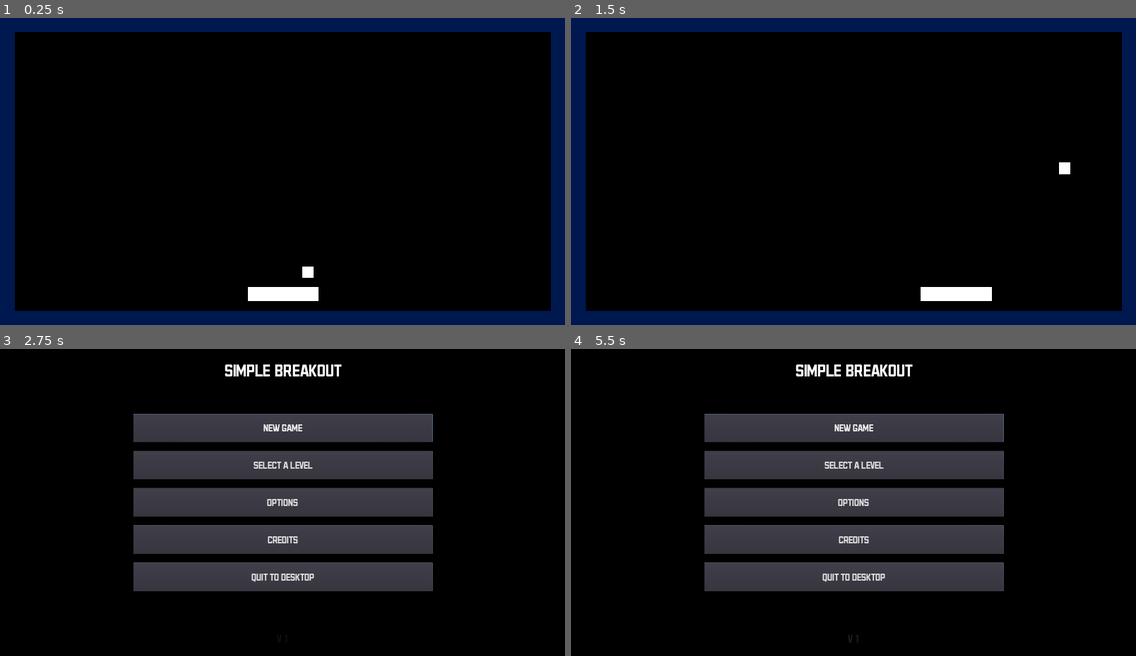
Above: before the commit, frames 1-4 (two rows, left to right).
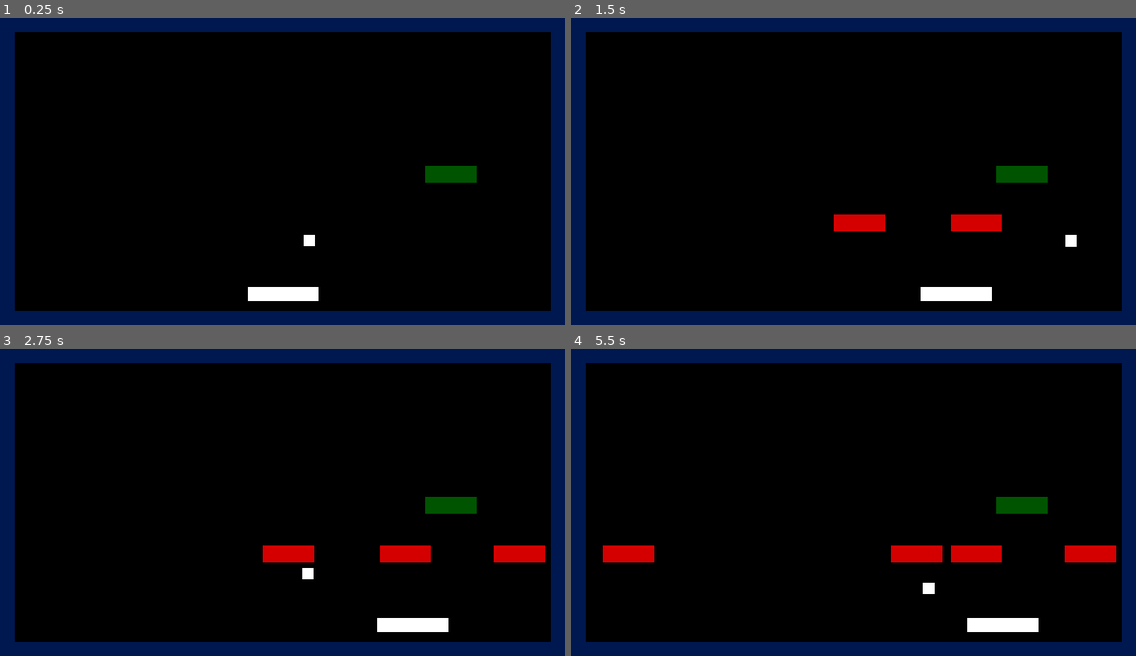
Above: after the commit, the same moments.

Repository: AlixBarreaux/simple-breakout
Game: Godot game, scene res://Scenes/Levels/LevelTest.tscn
The game is run twice, just before and just after one commit, with the same random seed, the same clock (stepped at 60 frames per second) and the same inputs. This scene is started directly instead of the project's main scene. The engine's default icon, where the game draws it, is replaced by a stand-in: a white triangle on a blue panel in a dark square.
Inputs (mouse positions are in pixels of both pictures, inside the frame that each line leads up to):
- Up to frame 1 (0.25 s): no input
- Up to frame 2 (1.5 s): tap Enter at 0.5 s; hold D (move_right) 0.53-1.28 s; hold Q (move_left) from 1.28 s (still down)
- Up to frame 3 (2.75 s): release Q (move_left) at 2.03 s; hold D (move_right) from 2.03 s (still down)
- Up to frame 4 (5.5 s): release D (move_right) at 2.75 s; click (853, 428) at 2.75 s, where only the run before the commit has a clickable "new game"; click (853, 428) at 3.5 s, where only the run before the commit has a clickable "new game"; hold D (move_right) 4.28-5.03 s; hold Q (move_left) from 5.03 s (still down)

The runs differ from the first frame. In frame 1, 0.6% of the frame differs, in the area x 53-85%, y 48-85%; in frame 2, 1.7%; in frame 3, 41%; in frame 4, 42%, in the area x 0-100%, y 0-100%.

Commit message:
Add BrickInvisible and move some files out of the root, add some colors to the different bricks and delete in_game_gui.gd

Diff:
--- a/Scenes/Bricks/Brick.tscn
+++ b/Scenes/Bricks/Brick.tscn
@@ -9,6 +9,7 @@
 score_value = 1
 
 [node name="Polygon2D" type="Polygon2D" parent="."]
+color = Color( 0, 0.329412, 0, 1 )
 polygon = PoolVector2Array( 0, 0, 0, 60, 180, 60, 180, 0 )
 
 [node name="CollisionPolygon2D" type="CollisionPolygon2D" parent="."]
--- a/Scenes/Bricks/BrickHealth.tscn
+++ b/Scenes/Bricks/BrickHealth.tscn
@@ -2,10 +2,13 @@
 
 [ext_resource path="res://Scenes/Bricks/Brick.tscn" type="PackedScene" id=2]
 [ext_resource path="res://Scenes/HealthManager.tscn" type="PackedScene" id=3]
-[ext_resource path="res://Scripts/brick_health.gd" type="Script" id=4]
+[ext_resource path="res://Scripts/Bricks_Attributes/brick_health.gd" type="Script" id=4]
 
 [node name="BrickHealth" instance=ExtResource( 2 )]
 script = ExtResource( 4 )
 
 [node name="HealthManager" parent="." index="0" instance=ExtResource( 3 )]
 current_health = 2
+
+[node name="Polygon2D" parent="." index="1"]
+color = Color( 0.831373, 0, 0, 1 )
--- /dev/null
+++ b/Scenes/Bricks/BrickInvisible.tscn
@@ -0,0 +1,11 @@
+[gd_scene load_steps=3 format=2]
+
+[ext_resource path="res://Scripts/Bricks_Attributes/invisibility_manager.gd" type="Script" id=1]
+[ext_resource path="res://Scenes/Bricks/BrickHealth.tscn" type="PackedScene" id=2]
+
+[node name="BrickInvisible" instance=ExtResource( 2 )]
+
+[node name="InvisibilityManager" type="Node" parent="." index="3"]
+script = ExtResource( 1 )
+
+[connection signal="health_decreased" from="HealthManager" to="InvisibilityManager" method="_on_HealthManager_health_decreased"]
--- a/Scenes/GUI/InGameGUI.tscn
+++ b/Scenes/GUI/InGameGUI.tscn
@@ -1,7 +1,6 @@
-[gd_scene load_steps=7 format=2]
+[gd_scene load_steps=6 format=2]
 
 [ext_resource path="res://Resources/Themes/main_theme.tres" type="Theme" id=1]
-[ext_resource path="res://Scripts/in_game_gui.gd" type="Script" id=2]
 [ext_resource path="res://Resources/Fonts/Dynamic_Fonts_Data/legend_dynamicfontdata.tres" type="DynamicFontData" id=3]
 [ext_resource path="res://Scenes/GUI/LivesGUI.tscn" type="PackedScene" id=4]
 [ext_resource path="res://ScoreGUI.tscn" type="PackedScene" id=5]
@@ -14,7 +13,6 @@
 anchor_right = 1.0
 anchor_bottom = 1.0
 theme = ExtResource( 1 )
-script = ExtResource( 2 )
 __meta__ = {
 "_edit_use_anchors_": false
 }
--- a/Scenes/HealthManager.tscn
+++ b/Scenes/HealthManager.tscn
@@ -1,6 +1,7 @@
 [gd_scene load_steps=2 format=2]
 
-[ext_resource path="res://Scripts/health_manager.gd" type="Script" id=1]
+[ext_resource path="res://Scripts/Bricks_Attributes/health_manager.gd" type="Script" id=1]
+
 
 [node name="HealthManager" type="Node"]
 script = ExtResource( 1 )
--- a/Scenes/Levels/Level1.tscn
+++ b/Scenes/Levels/Level1.tscn
@@ -1,47 +1,49 @@
-[gd_scene load_steps=6 format=2]
+[gd_scene load_steps=5 format=2]
 
 [ext_resource path="res://Scenes/Levels/Level.tscn" type="PackedScene" id=1]
 [ext_resource path="res://Scenes/Bricks/Brick.tscn" type="PackedScene" id=2]
-[ext_resource path="res://Scenes/Bricks/BrickHealth.tscn" type="PackedScene" id=3]
-[ext_resource path="res://Scenes/GUI/MainMenu.tscn" type="PackedScene" id=4]
+[ext_resource path="res://Scenes/Levels/Level2.tscn" type="PackedScene" id=3]
 [ext_resource path="res://Assets/Sound/Music/chiptune_roller_derby.ogg" type="AudioStream" id=5]
 
 [node name="Level1" instance=ExtResource( 1 )]
-next_level_to_load = ExtResource( 4 )
+next_level_to_load = ExtResource( 3 )
 
-[node name="Brick" parent="Bricks" index="0" instance=ExtResource( 2 )]
-position = Vector2( 100, 400 )
+[node name="Brick2" parent="Bricks" index="0" instance=ExtResource( 2 )]
+position = Vector2( 300, 288 )
 
-[node name="Brick2" parent="Bricks" index="1" instance=ExtResource( 2 )]
-position = Vector2( 300, 400 )
+[node name="Brick3" parent="Bricks" index="1" instance=ExtResource( 2 )]
+position = Vector2( 500, 288 )
 
-[node name="Brick3" parent="Bricks" index="2" instance=ExtResource( 2 )]
-position = Vector2( 500, 400 )
+[node name="Brick4" parent="Bricks" index="2" instance=ExtResource( 2 )]
+position = Vector2( 700, 288 )
 
-[node name="Brick4" parent="Bricks" index="3" instance=ExtResource( 2 )]
-position = Vector2( 700, 400 )
+[node name="Brick5" parent="Bricks" index="3" instance=ExtResource( 2 )]
+position = Vector2( 900, 288 )
 
-[node name="Brick5" parent="Bricks" index="4" instance=ExtResource( 2 )]
-position = Vector2( 900, 400 )
+[node name="Brick6" parent="Bricks" index="4" instance=ExtResource( 2 )]
+position = Vector2( 1100, 288 )
 
-[node name="Brick6" parent="Bricks" index="5" instance=ExtResource( 2 )]
-position = Vector2( 1100, 400 )
+[node name="Brick7" parent="Bricks" index="5" instance=ExtResource( 2 )]
+position = Vector2( 1300, 288 )
 
-[node name="Brick7" parent="Bricks" index="6" instance=ExtResource( 2 )]
-position = Vector2( 1300, 400 )
+[node name="Brick8" parent="Bricks" index="6" instance=ExtResource( 2 )]
+position = Vector2( 1500, 288 )
 
-[node name="Brick8" parent="Bricks" index="7" instance=ExtResource( 2 )]
-position = Vector2( 1500, 400 )
+[node name="Brick9" parent="Bricks" index="7" instance=ExtResource( 2 )]
+position = Vector2( 300, 512 )
 
-[node name="Brick9" parent="Bricks" index="8" instance=ExtResource( 2 )]
-position = Vector2( 1700, 400 )
+[node name="Brick11" parent="Bricks" index="8" instance=ExtResource( 2 )]
+position = Vector2( 592, 512 )
 
-[node name="BrickHealth" parent="Bricks" index="9" instance=ExtResource( 3 )]
-position = Vector2( 920, 580 )
-score_value = 3
+[node name="Brick12" parent="Bricks" index="9" instance=ExtResource( 2 )]
+position = Vector2( 900, 512 )
+
+[node name="Brick13" parent="Bricks" index="10" instance=ExtResource( 2 )]
+position = Vector2( 1200, 512 )
+
+[node name="Brick15" parent="Bricks" index="11" instance=ExtResource( 2 )]
+position = Vector2( 1500, 512 )
 
 [node name="Music" parent="." index="6"]
 stream = ExtResource( 5 )
 autoplay = true
-
-[editable path="Bricks/BrickHealth"]
--- /dev/null
+++ b/Scenes/Levels/Level2.tscn
@@ -0,0 +1,39 @@
+[gd_scene load_steps=5 format=2]
+
+[ext_resource path="res://Scenes/Levels/Level.tscn" type="PackedScene" id=1]
+[ext_resource path="res://Scenes/Bricks/Brick.tscn" type="PackedScene" id=2]
+[ext_resource path="res://Scenes/GUI/MainMenu.tscn" type="PackedScene" id=3]
+[ext_resource path="res://Scenes/Bricks/BrickHealth.tscn" type="PackedScene" id=4]
+
+[node name="Level2" instance=ExtResource( 1 )]
+next_level_to_load = ExtResource( 3 )
+
+[node name="Brick" parent="Bricks" index="0" instance=ExtResource( 2 )]
+position = Vector2( 100, 160 )
+
+[node name="Brick2" parent="Bricks" index="1" instance=ExtResource( 2 )]
+position = Vector2( 300, 160 )
+
+[node name="Brick3" parent="Bricks" index="2" instance=ExtResource( 2 )]
+position = Vector2( 500, 160 )
+
+[node name="Brick4" parent="Bricks" index="3" instance=ExtResource( 2 )]
+position = Vector2( 700, 160 )
+
+[node name="Brick5" parent="Bricks" index="4" instance=ExtResource( 2 )]
+position = Vector2( 900, 160 )
+
+[node name="Brick6" parent="Bricks" index="5" instance=ExtResource( 2 )]
+position = Vector2( 1100, 160 )
+
+[node name="Brick7" parent="Bricks" index="6" instance=ExtResource( 2 )]
+position = Vector2( 1300, 160 )
+
+[node name="Brick8" parent="Bricks" index="7" instance=ExtResource( 2 )]
+position = Vector2( 1500, 160 )
+
+[node name="Brick9" parent="Bricks" index="8" instance=ExtResource( 2 )]
+position = Vector2( 1700, 160 )
+
+[node name="BrickHealth" parent="Bricks" index="9" instance=ExtResource( 4 )]
+position = Vector2( 900, 510 )
--- a/Scenes/Levels/LevelTest.tscn
+++ b/Scenes/Levels/LevelTest.tscn
@@ -1,8 +1,9 @@
-[gd_scene load_steps=5 format=2]
+[gd_scene load_steps=6 format=2]
 
 [ext_resource path="res://Scenes/Levels/Level.tscn" type="PackedScene" id=1]
 [ext_resource path="res://Scenes/Bricks/Brick.tscn" type="PackedScene" id=2]
 [ext_resource path="res://Scenes/GUI/MainMenu.tscn" type="PackedScene" id=3]
+[ext_resource path="res://Scenes/Bricks/BrickInvisible.tscn" type="PackedScene" id=4]
 
 [sub_resource type="RectangleShape2D" id=1]
 extents = Vector2( 928.202, 78.0024 )
@@ -18,7 +19,34 @@
 shape = SubResource( 1 )
 
 [node name="Brick2" parent="Bricks" index="0" instance=ExtResource( 2 )]
-position = Vector2( 1010.26, 762 )
+position = Vector2( 1490, 520 )
+
+[node name="BrickInvisible" parent="Bricks" index="1" instance=ExtResource( 4 )]
+position = Vector2( 110, 690 )
+
+[node name="BrickInvisible2" parent="Bricks" index="2" instance=ExtResource( 4 )]
+position = Vector2( 310, 690 )
+
+[node name="BrickInvisible3" parent="Bricks" index="3" instance=ExtResource( 4 )]
+position = Vector2( 510, 690 )
+
+[node name="BrickInvisible4" parent="Bricks" index="4" instance=ExtResource( 4 )]
+position = Vector2( 710, 690 )
+
+[node name="BrickInvisible5" parent="Bricks" index="5" instance=ExtResource( 4 )]
+position = Vector2( 920, 690 )
+
+[node name="BrickInvisible6" parent="Bricks" index="6" instance=ExtResource( 4 )]
+position = Vector2( 1120, 690 )
+
+[node name="BrickInvisible7" parent="Bricks" index="7" instance=ExtResource( 4 )]
+position = Vector2( 1330, 690 )
+
+[node name="BrickInvisible8" parent="Bricks" index="8" instance=ExtResource( 4 )]
+position = Vector2( 1540, 690 )
+
+[node name="BrickInvisible9" parent="Bricks" index="9" instance=ExtResource( 4 )]
+position = Vector2( 1730, 690 )
 
 [node name="Ball" parent="Balls" index="0"]
 position = Vector2( 1000, 870 )
--- a/Scenes/Paddle.tscn
+++ b/Scenes/Paddle.tscn
@@ -12,6 +12,7 @@
 __meta__ = {
 "_edit_group_": true
 }
+current_speed = 250
 
 [node name="CollisionShape2D" type="CollisionShape2D" parent="."]
 position = Vector2( 0, -25 )
--- a/Scripts/health_manager.gd
+++ b/Scripts/Bricks_Attributes/health_manager.gd
@@ -18,9 +18,9 @@
 
 func decrease_current_health(amount: int) -> void:
 	self.current_health -= amount
+	self.emit_signal("health_decreased")
 	if self.current_health < 1:
 		self.current_health = 0
-#		self.emit_signal("health_decreased")
 		die()
 
 
--- /dev/null
+++ b/Scripts/Bricks_Attributes/invisibility_manager.gd
@@ -0,0 +1,28 @@
+class_name InvisibilityManager
+extends Node
+
+
+# ----------------------------- DECLARE VARIABLES ------------------------------
+
+
+
+# ---------------------------------- RUN CODE ----------------------------------
+
+func _ready() -> void:
+	self._initialize_asserts()
+
+	self.get_parent().hide()
+
+
+# ------------------------------ DECLARE FUNCTIONS -----------------------------
+
+
+func _initialize_asserts() -> void:
+	# This component must be attached to a Brick only!
+	assert(self.get_parent() is Brick)
+
+
+
+
+func _on_HealthManager_health_decreased() -> void:
+	self.get_parent().show()
--- a/Scripts/in_game_gui.gd
+++ /dev/null
@@ -1,11 +0,0 @@
-class_name InGameGUI
-extends Control
-
-
-# ----------------------------- DECLARE VARIABLES ------------------------------
-
-
-# ---------------------------------- RUN CODE ----------------------------------
-
-
-# ------------------------------ DECLARE FUNCTIONS -----------------------------
--- a/level.gd
+++ b/level.gd
@@ -18,7 +18,7 @@
 # Node References
 onready var level_transition_timer: Timer = $LevelTransitionTimer
 
-onready var load_next_level: bool = Global.load_next_level
+onready var load_next_level: bool = Global.get_load_next_level()
 
 var current_score: int = 0
 
@@ -46,6 +46,7 @@
 
 func _initialize_asserts() -> void:
 	assert(self.next_level_to_load != null)
+
 
 func _initialize_signals() -> void:
 	Events.connect("level_finished", self, "on_level_finished")
--- a/project.godot
+++ b/project.godot
@@ -27,7 +27,7 @@
 "base": "Brick",
 "class": "BrickHealth",
 "language": "GDScript",
-"path": "res://Scripts/brick_health.gd"
+"path": "res://Scripts/Bricks_Attributes/brick_health.gd"
 }, {
 "base": "Node2D",
 "class": "BricksManager",
@@ -47,12 +47,12 @@
 "base": "Node",
 "class": "HealthManager",
 "language": "GDScript",
-"path": "res://Scripts/health_manager.gd"
-}, {
-"base": "Control",
-"class": "InGameGUI",
-"language": "GDScript",
-"path": "res://Scripts/in_game_gui.gd"
+"path": "res://Scripts/Bricks_Attributes/health_manager.gd"
+}, {
+"base": "Reference",
+"class": "InvisibilityManager",
+"language": "GDScript",
+"path": "res://Scripts/Bricks_Attributes/invisibility_manager.gd"
 }, {
 "base": "Node2D",
 "class": "Level",
@@ -133,7 +133,7 @@
 "CreditsMenu": "",
 "Game": "",
 "HealthManager": "",
-"InGameGUI": "",
+"InvisibilityManager": "",
 "Level": "",
 "LevelSelectionButton": "",
 "LevelSelectionMenu": "",
@@ -192,6 +192,11 @@
 "events": [ Object(InputEventKey,"resource_local_to_scene":false,"resource_name":"","device":0,"alt":false,"shift":false,"control":false,"meta":false,"command":false,"pressed":false,"scancode":68,"unicode":0,"echo":false,"script":null)
  ]
 }
+launch_ball={
+"deadzone": 0.5,
+"events": [ Object(InputEventKey,"resource_local_to_scene":false,"resource_name":"","device":0,"alt":false,"shift":false,"control":false,"meta":false,"command":false,"pressed":false,"scancode":32,"unicode":0,"echo":false,"script":null)
+ ]
+}
 
 [layer_names]
 
Renamed: Scripts/brick_health.gd -> Scripts/Bricks_Attributes/brick_health.gd
